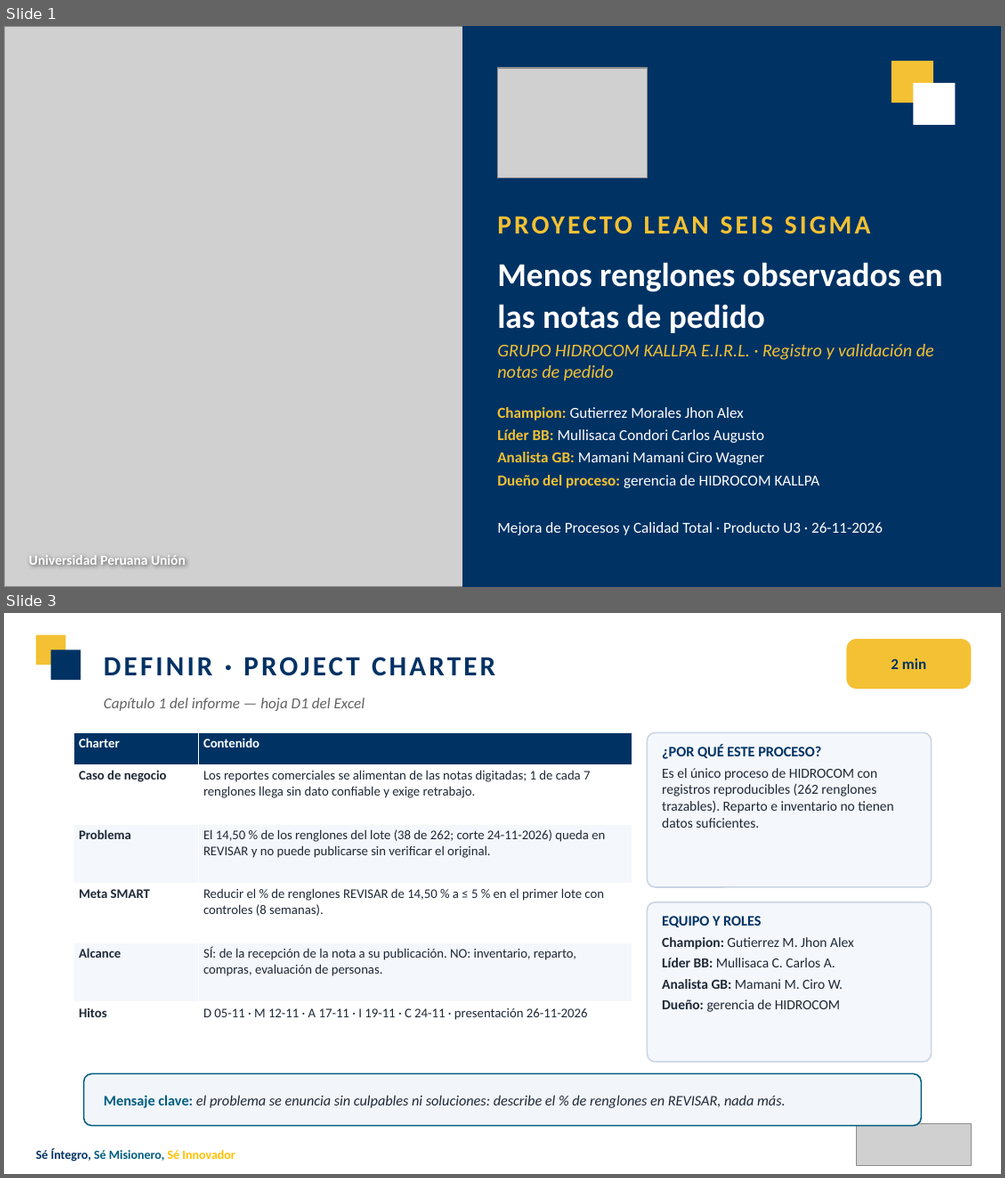
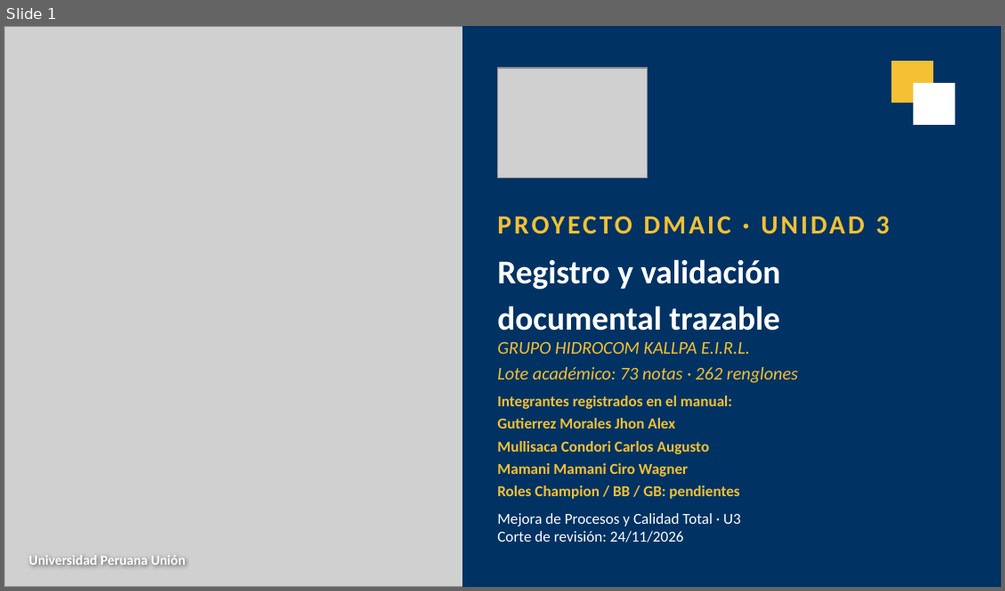
Before and after one commit to Nunclear/hidrocom-mejora-procesos-u3, a slide deck: 04_Producto_Final/U3_Presentacion_HIDROCOM.pptx. Shown one above the other, each under a label of ours: slides 1 and 3 before the commit, slide 1 after it; the slides between them are not shown. The pictures are 1005x1178 and 1005x591 pixels, drawn with LibreOffice and Linux fonts; fonts in the diff are those of the drawing; grey boxes stand for pictures. Boxes give left, top, right and bottom in pixels: in the first picture for what was removed or moved away, otherwise in the second. Text is boxed around its words. In the diff, an @@ line names an element or a change of style, - is before the commit and + after.

Commit message:
Integrar tres paquetes U3 completos, dashboard y validación reproducible

```diff
--- a/04_Producto_Final/U3_Presentacion_HIDROCOM.pptx
+++ b/04_Producto_Final/U3_Presentacion_HIDROCOM.pptx
@@ slide 3 removed at bbox=[4, 613, 1001, 1174], background #FFFFFF @@
@@ rectangle removed at bbox=[36, 635, 65, 665] @@
@@ text removed at bbox=[104, 637, 841, 691] @@
-DEFINIR · PROJECT CHARTER
@@ rounded rectangle removed at bbox=[846, 639, 971, 689] @@
@@ rectangle removed at bbox=[51, 649, 81, 680] @@
@@ text removed at bbox=[890, 658, 926, 669] @@
-2 min
@@ text removed at bbox=[104, 698, 365, 711] @@
-Capítulo 1 del informe — hoja D1 del Excel
@@ table removed at bbox=[73, 732, 632, 1062], 6 rows, 2 columns @@
-Charter | Contenido
-Caso de negocio | Los reportes comerciales se alimentan de las notas digitadas; 1 de cada 7 renglones llega sin dato confiable y exige retrabajo.
-Problema | El 14,50 % de los renglones del lote (38 de 262; corte 24-11-2026) queda en REVISAR y no puede publicarse sin verificar el original.
-Meta SMART | Reducir el % de renglones REVISAR de 14,50 % a ≤ 5 % en el primer lote con controles (8 semanas).
-Alcance | SÍ: de la recepción de la nota a su publicación. NO: inventario, reparto, compras, evaluación de personas.
-Hitos | D 05-11 · M 12-11 · A 17-11 · I 19-11 · C 24-11 · presentación 26-11-2026
@@ rounded rectangle removed at bbox=[647, 732, 931, 887] @@
@@ text removed at bbox=[662, 745, 893, 827] @@
-¿POR QUÉ ESTE PROCESO?
-Es el único proceso de HIDROCOM con registros reproducibles (262 renglones trazables). Reparto e inventario no tienen datos suficientes.
@@ rounded rectangle removed at bbox=[647, 902, 931, 1062] @@
@@ text removed at bbox=[662, 916, 854, 1012] @@
-EQUIPO Y ROLES
-Champion: Gutierrez M. Jhon Alex
-Líder BB: Mullisaca C. Carlos A.
-Analista GB: Mamani M. Ciro W.
-Dueño: gerencia de HIDROCOM
@@ rounded rectangle removed at bbox=[84, 1073, 921, 1126] @@
@@ text removed at bbox=[104, 1094, 785, 1108] @@
-Mensaje clave: el problema se enuncia sin culpables ni soluciones: describe el % de renglones en REVISAR, nada más.
@@ picture removed at bbox=[857, 1123, 971, 1165] @@
@@ text removed at bbox=[36, 1148, 235, 1161] @@
-Sé Íntegro, Sé Misionero, Sé Innovador
@@ slide 1 changed as well @@
@@ text at bbox=[876, 216, 890, 234]: text changed @@
-PROYECTO LEAN SEIS SIGMA
+PROYECTO DMAIC · UNIDAD 3
@@ text at bbox=[497, 259, 780, 330]: text changed @@
-Menos renglones observados en las notas de pedido
+Registro y validación
+documental trazable
@@ text at bbox=[497, 342, 798, 383]: text changed @@
-GRUPO HIDROCOM KALLPA E.I.R.L. · Registro y validación de notas de pedido
+GRUPO HIDROCOM KALLPA E.I.R.L.
+Lote académico: 73 notas · 262 renglones
@@ text at bbox=[497, 395, 739, 499]: text changed; text colour #FFFFFF to #F3C133; bold on @@
-Champion: Gutierrez Morales Jhon Alex
-Líder BB: Mullisaca Condori Carlos Augusto
-Analista GB: Mamani Mamani Ciro Wagner
-Dueño del proceso: gerencia de HIDROCOM KALLPA
+Integrantes registrados en el manual:
+Gutierrez Morales Jhon Alex
+Mullisaca Condori Carlos Augusto
+Mamani Mamani Ciro Wagner
+Roles Champion / BB / GB: pendientes
@@ text at bbox=[497, 513, 741, 542]: text changed @@
-Mejora de Procesos y Calidad Total · Producto U3 · 26-11-2026
+Mejora de Procesos y Calidad Total · U3
+Corte de revisión: 24/11/2026
```
Also in this commit, not shown: 12 slides added, 11 other slides removed, 46 other files.
